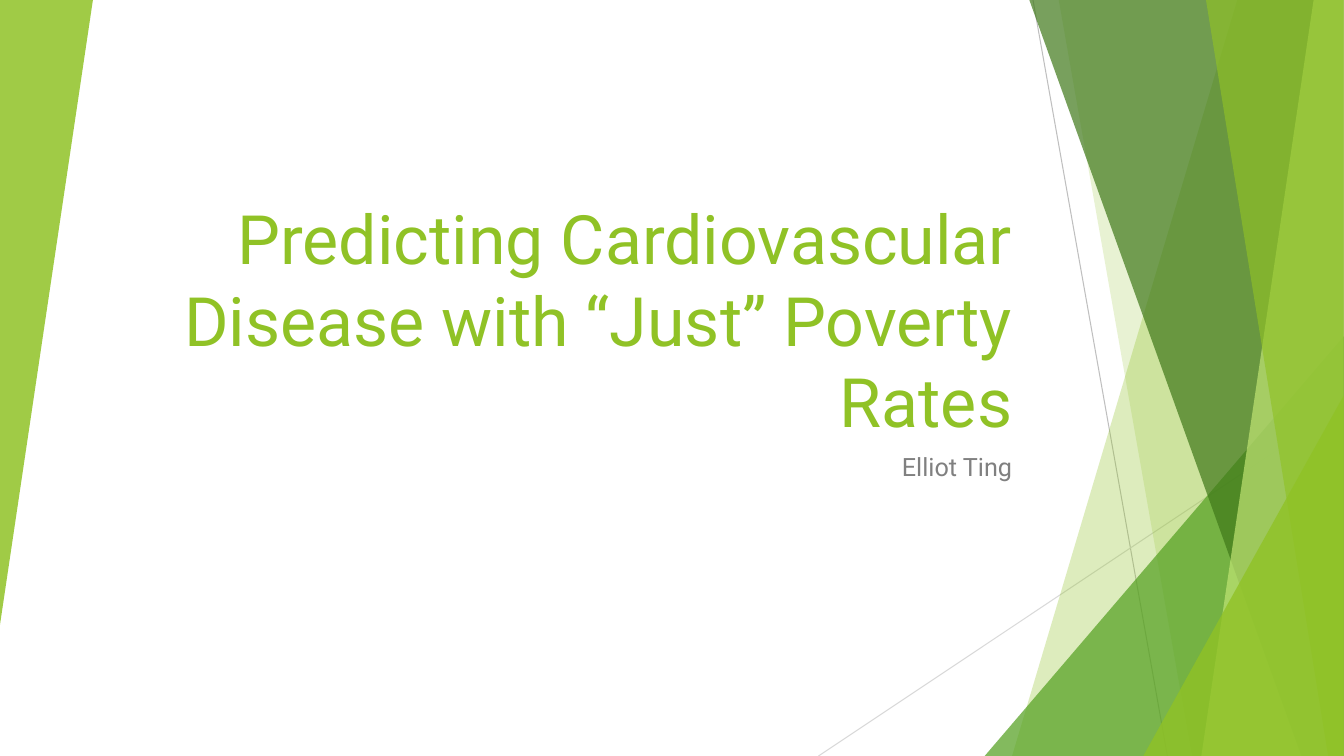
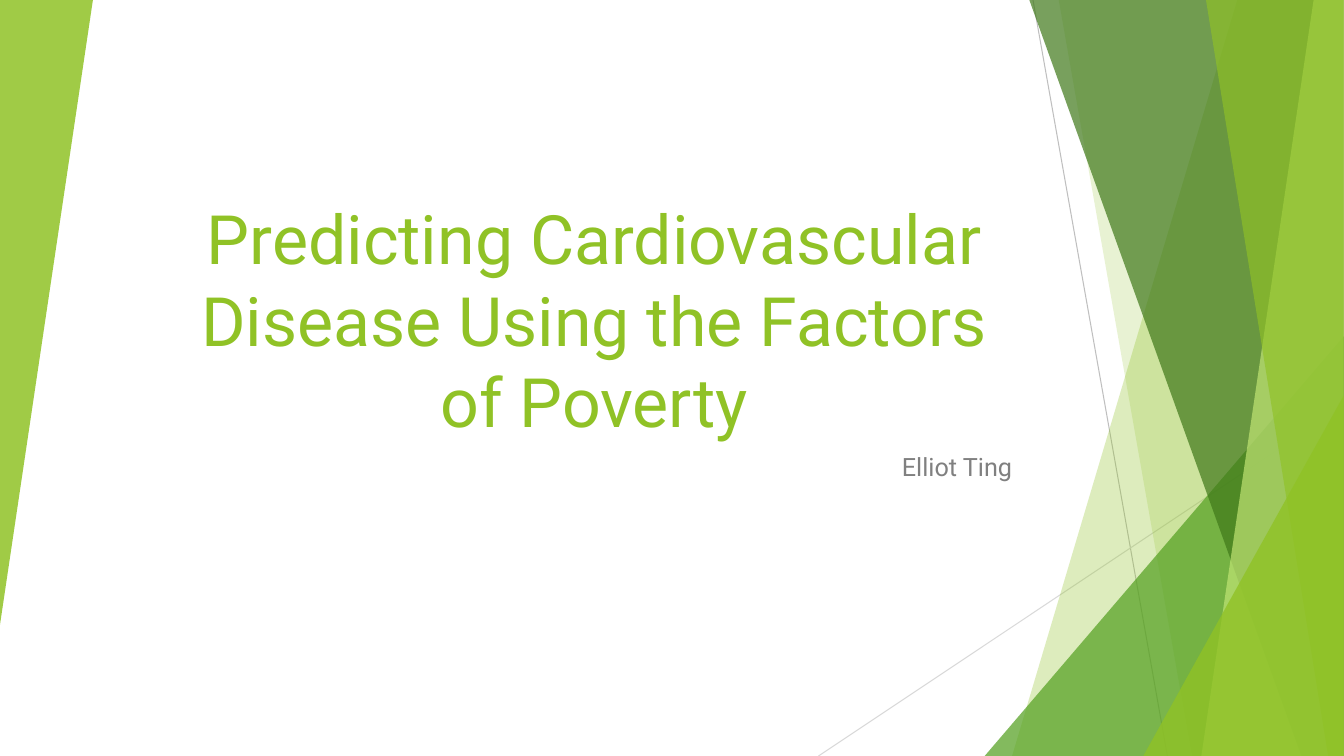
Before and after one commit to littlesiagoy/Springboard-Capstone-1, a slide deck: slide 1 of Capstone 1 Slidedeck.pptx. Drawn at 1344x756 pixels with LibreOffice and Linux fonts; fonts in the diff are those of the drawing. Boxes give left, top, right and bottom in pixels: in the first picture for what was removed or moved away, otherwise in the second. Text is boxed around its words. In the diff, an @@ line names an element or a change of style, - is before the commit and + after.

```diff
--- a/Capstone 1 Slidedeck.pptx
+++ b/Capstone 1 Slidedeck.pptx
@@ title at (201, 213, 988, 442): text changed @@
-Predicting Cardiovascular Disease with “Just” Poverty Rates
+Predicting Cardiovascular Disease Using the Factors of Poverty
```
Also in this commit, not shown: 11 other slides changed, 5 slides added, 4 slides removed, 18 other files.
